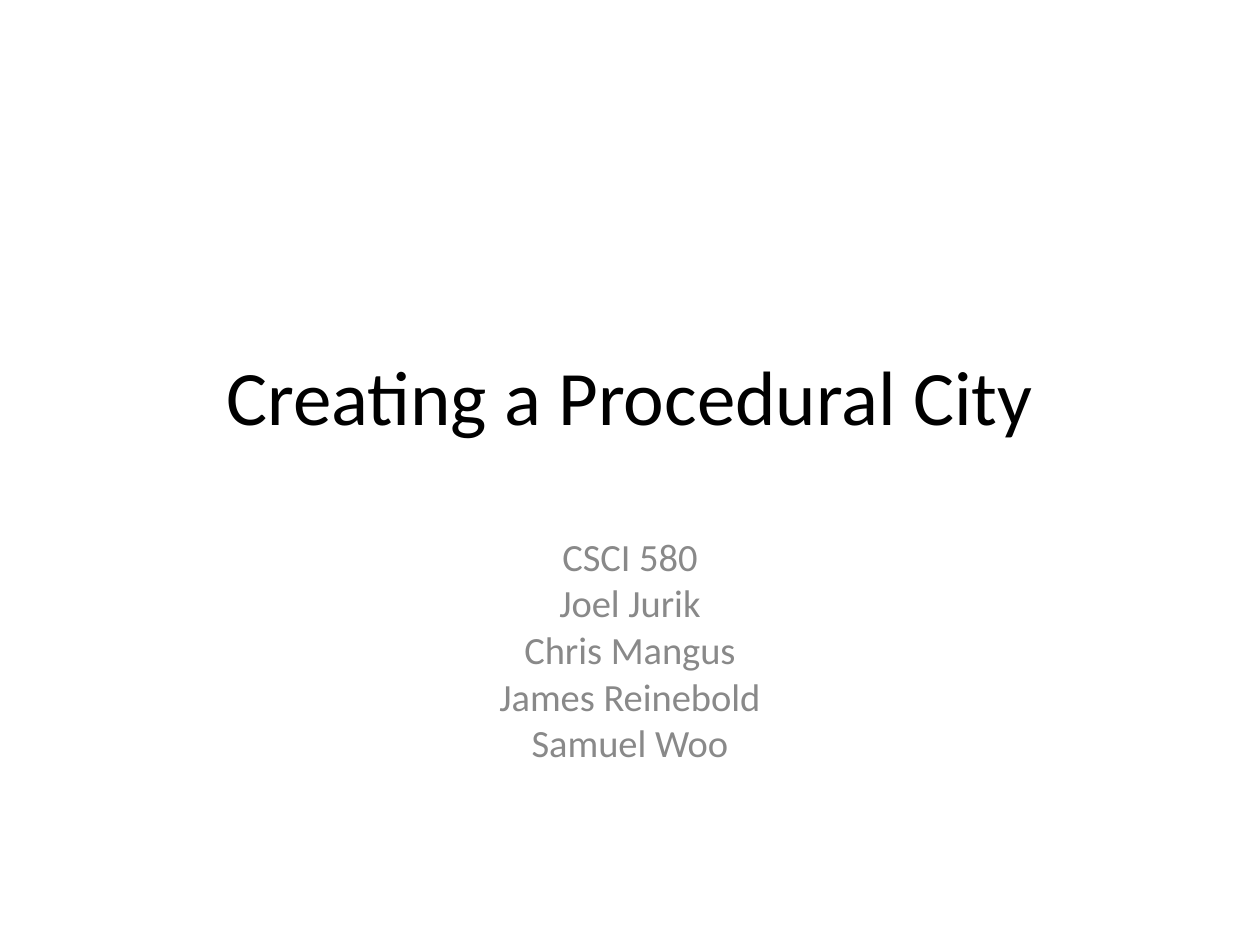
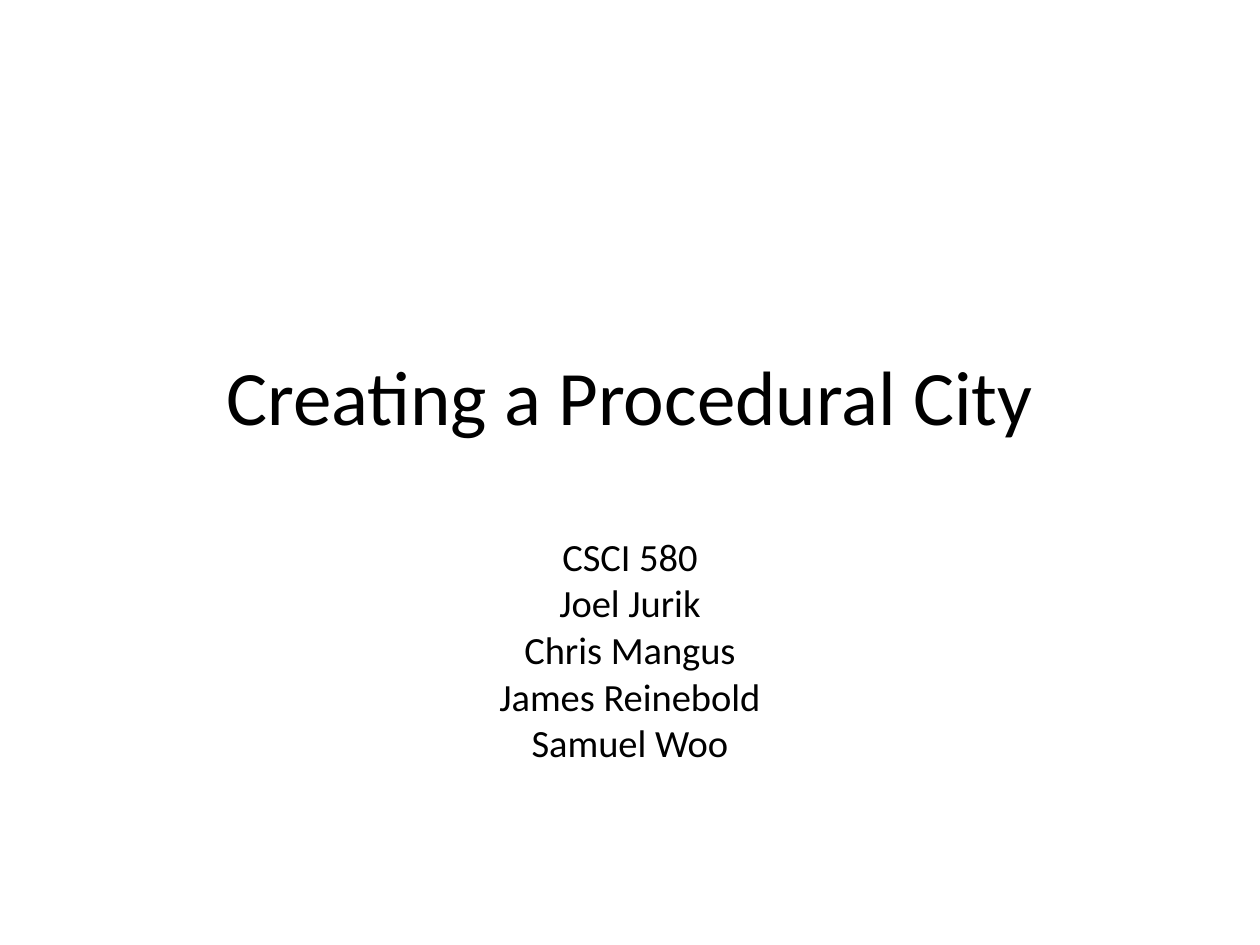
Before and after one commit to reinebold/cs580CMS, a slide deck: slide 1 of Documents/Creating a Procedural City.ppt. Drawn at 1260x945 pixels with LibreOffice and Linux fonts; fonts in the diff are those of the drawing. Boxes give left, top, right and bottom in pixels: in the first picture for what was removed or moved away, otherwise in the second. Text is boxed around its words. In the diff, an @@ line names an element or a change of style, - is before the commit and + after.

```diff
--- a/Documents/Creating a Procedural City.ppt
+++ b/Documents/Creating a Procedural City.ppt
@@ subtitle "CSCI 580" at box(499, 544, 761, 758): text colour #898989 to #000000 @@
```
Also in this commit, not shown: 1 other slide changed, 8 slides added, 3 slides removed, 3 other files.
